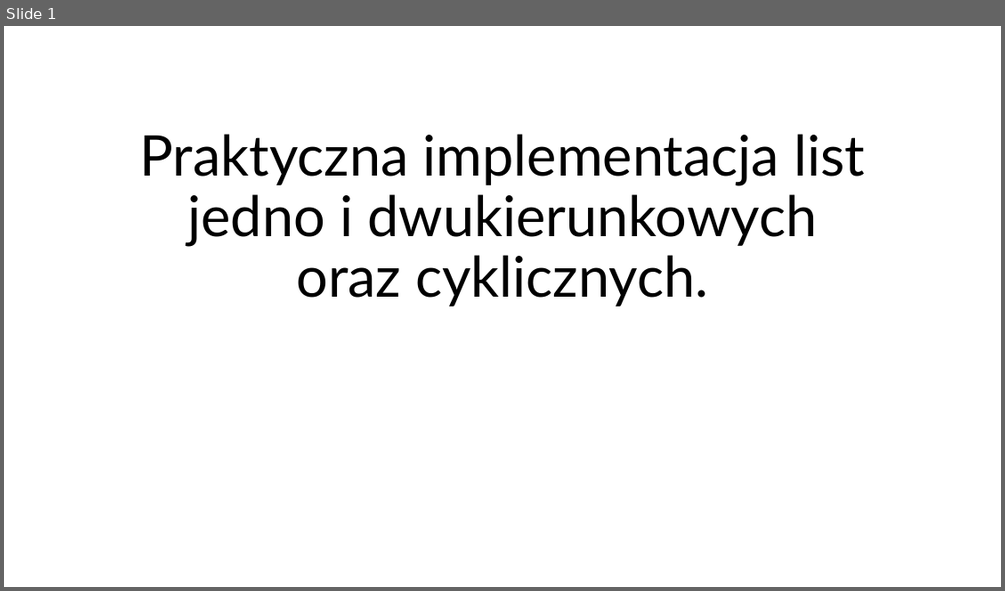
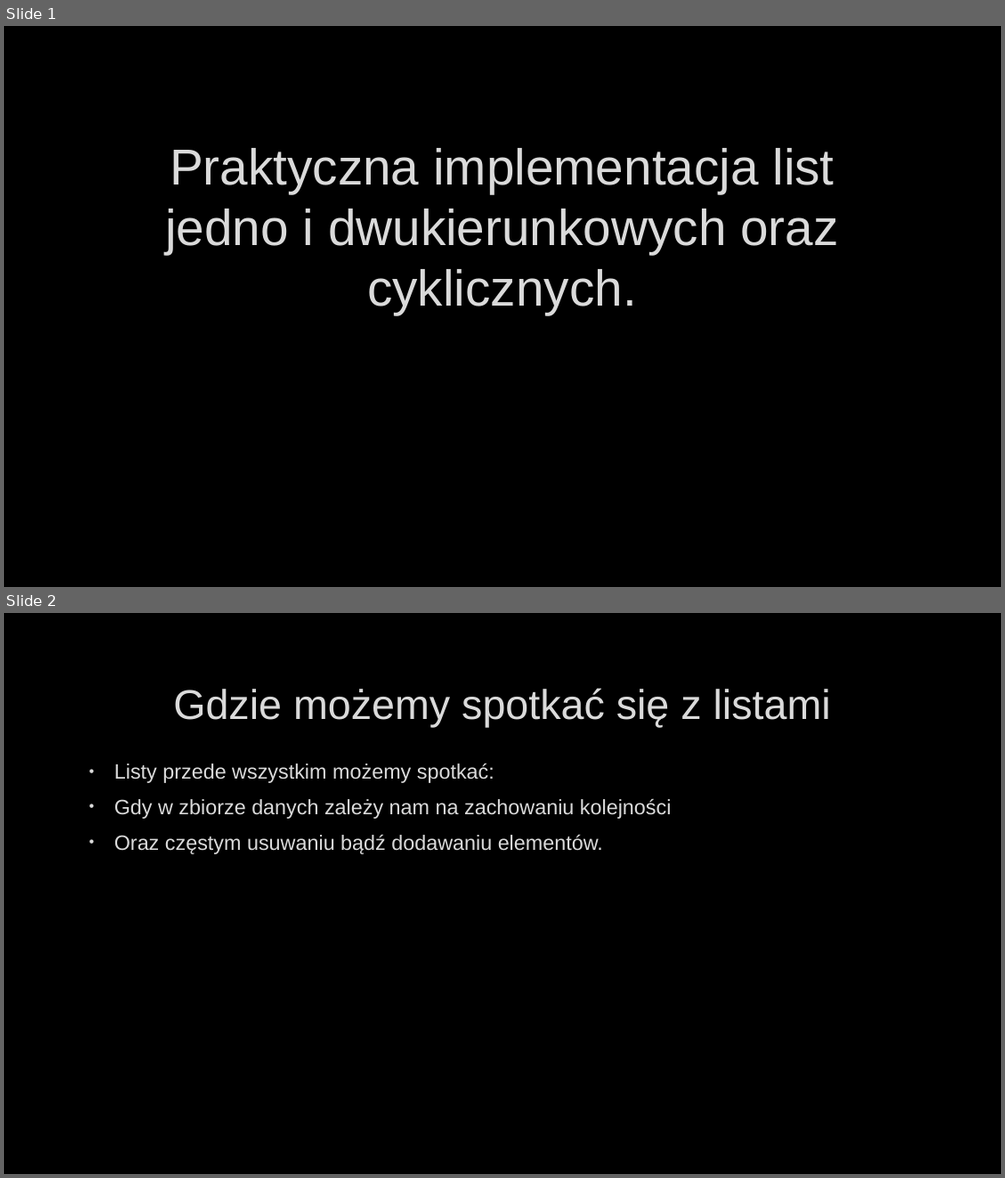
Before and after one commit to 31290/31290_cpp, a slide deck: zadanie_01/lists_imp/dojebanaprezentacjaolistachidlaczegomojaimplementacjajestlepszaastdssiepale.pptx. Shown one above the other, each under a label of ours: slide 1 before the commit, slides 1 and 2 after it. The pictures are 1005x591 and 1005x1178 pixels, drawn with LibreOffice and Linux fonts; fonts in the diff are those of the drawing; background and template pictures are left out. Boxes give left, top, right and bottom in pixels: in the first picture for what was removed or moved away, otherwise in the second. Text is boxed around its words. In the diff, an @@ line names an element or a change of style, - is before the commit and + after.

```diff
--- a/zadanie_01/lists_imp/dojebanaprezentacjaolistachidlaczegomojaimplementacjajestlepszaastdssiepale.pptx
+++ b/zadanie_01/lists_imp/dojebanaprezentacjaolistachidlaczegomojaimplementacjajestlepszaastdssiepale.pptx
@@ slide 2 added at bbox=[4, 613, 1001, 1174], background picture (left out) @@
@@ title added at bbox=[173, 688, 831, 727], 40 pt, text #DADADA @@
+Gdzie możemy spotkać się z listami
@@ text added at bbox=[114, 763, 672, 854], 20 pt, text #DADADA @@
+• Listy przede wszystkim możemy spotkać:
+• Gdy w zbiorze danych zależy nam na zachowaniu kolejności
+• Oraz częstym usuwaniu bądź dodawaniu elementów.
@@ slide 1 changed as well @@
@@ background #FFFFFF to picture (left out) @@
@@ title "Praktyczna implementacja list jedno i ...": place and size @@
-title "Praktyczna implementacja list jedno i ..." at bbox=[140, 134, 865, 306]
+title "Praktyczna implementacja list jedno i ..." at bbox=[165, 148, 838, 315]
@@ title "Praktyczna implementacja list jedno i ..." at bbox=[165, 148, 838, 315]: size 54 to 48.6 pt, font Lato to Arial, text colour #000000 to #DADADA, letter outline none to #404040 0.75 pt; line spacing 0.9 to 1 @@
```
Also in this commit, not shown: 5 other slides added, 2 slides removed.
